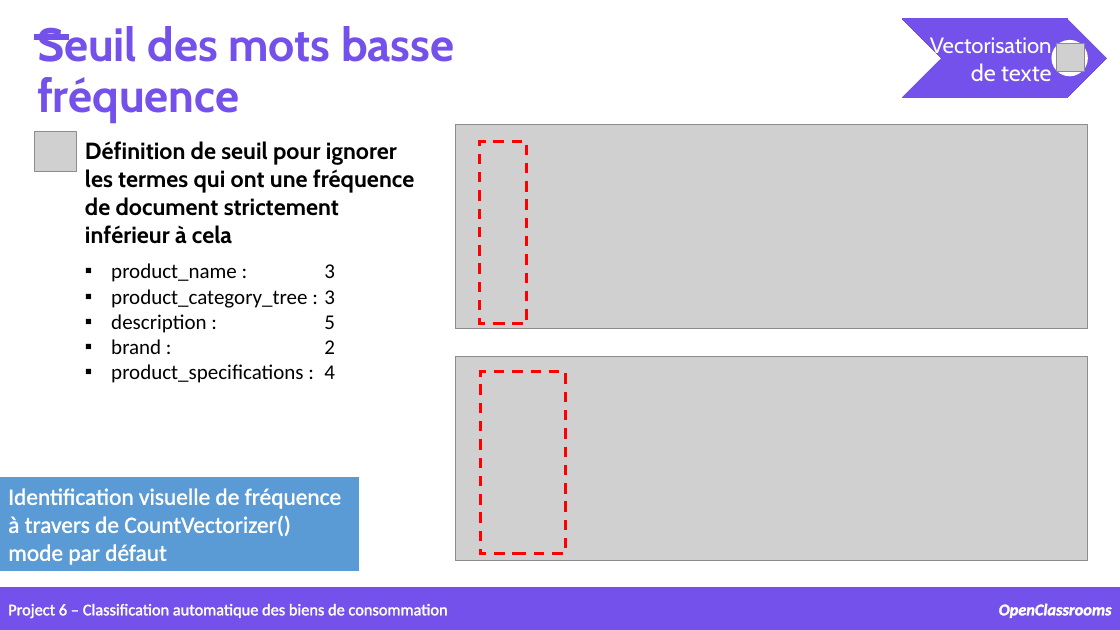
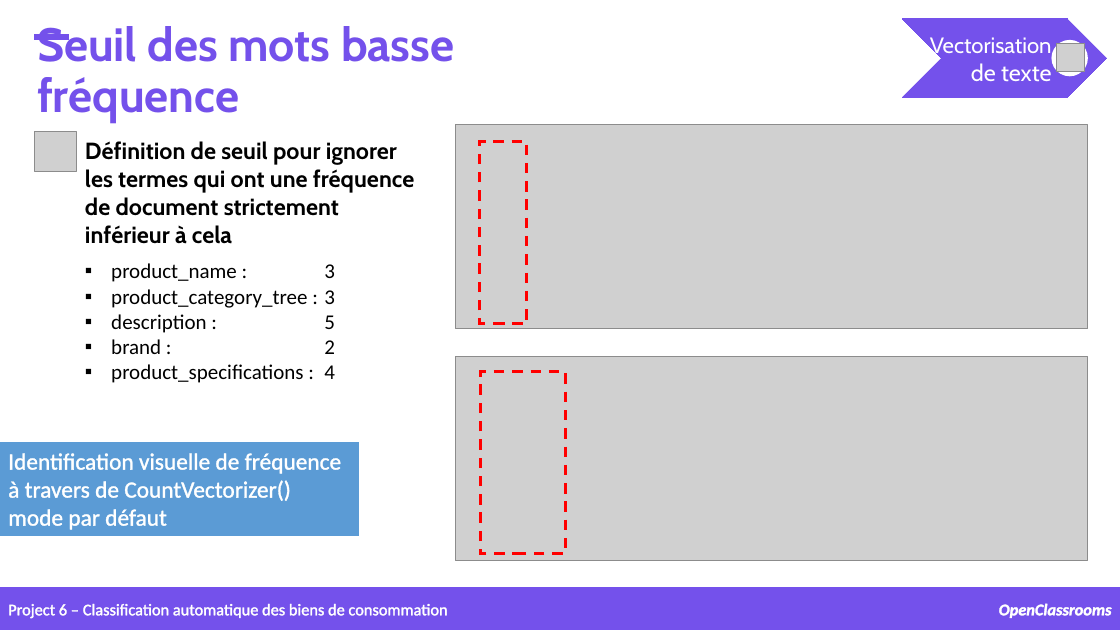
Before and after one commit to samirhinojosa/OC-P6-automatically-classify-consumer-goods, a slide deck: slide 21 of supports/P6_presentation_final.pptx. Drawn at 1120x630 pixels with LibreOffice and Linux fonts; fonts in the diff are those of the drawing; grey boxes stand for pictures; background and template pictures are left out. Boxes give left, top, right and bottom in pixels: in the first picture for what was removed or moved away, otherwise in the second. Text is boxed around its words. In the diff, an @@ line names an element or a change of style, - is before the commit and + after.

```diff
--- a/supports/P6_presentation_final.pptx
+++ b/supports/P6_presentation_final.pptx
@@ rectangle "Identification visuelle de fréquence à ...": place and size @@
-rectangle "Identification visuelle de fréquence à ..." at <box>0,477,359,571</box>
+rectangle "Identification visuelle de fréquence à ..." at <box>0,442,359,535</box>
```
Also in this commit, not shown: 14 other files.
